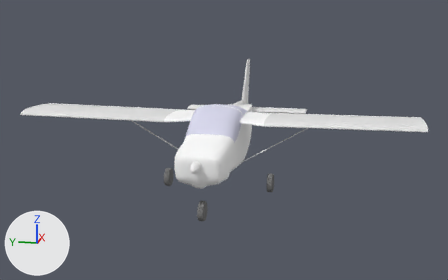
An edit to the Blender file dev/3d/MFI-9B.blend, drawn before and after from the same camera.
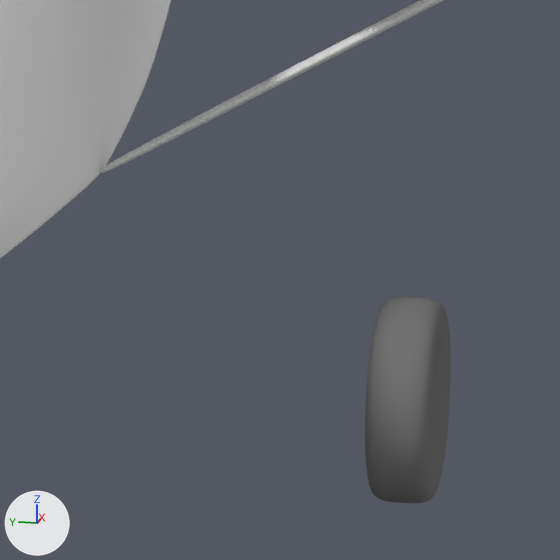
The first picture shows the older version from a camera (50 mm lens) standing at (-9.21, -2.36, 2.85) and looking at (2.79, 0.05, -0.15). The close-ups show both versions on the part from 52% to 63% of the width and 52% to 71% of the height of that picture; other places that the commit changed are outside them. Every picture has the same lights, and +X, +Y and +Z are marked at lower left. The same objects are shown in both versions, whatever each file hides.

In view in the first close-up: 'fuselage', 'tyre.L', 'wing_support.L'.
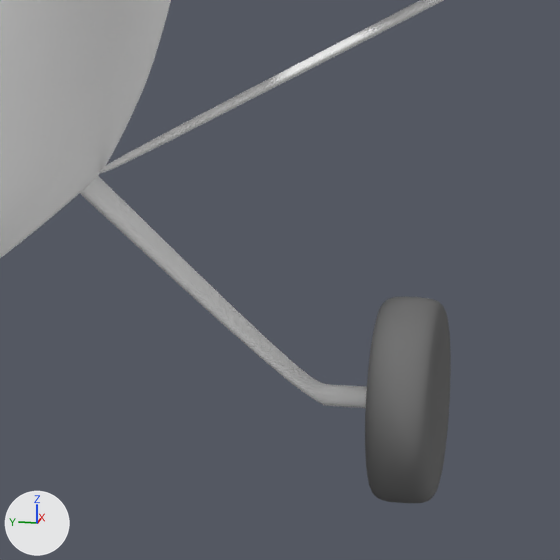
Where the change shows, as pixel boxes (x1, y1, x2, y2) in the close-ups (560 x 560 px):
```json
{"object": "landing_gear.L", "change": "added", "after": [80, 176, 367, 408]}
```

The change, as JSON lines over the scene's bpy script:
```json
{"op": "add", "block": "me_landing_gear_l", "code": ["me_landing_gear_l = bpy.data.meshes.new('landing_gear.L')", "me_landing_gear_l.from_pydata(...)  # 20 vertices, 17 faces; spans x -0.039..0.059, y -0.706..0.02, z -0.02..0.127", "me_landing_gear_l.polygons.foreach_set('use_smooth', [True] * 17)", "me_landing_gear_l.materials.append(mat_textured_metal)  # white #ffffff"]}
{"op": "add", "block": "ob_landing_gear_l", "code": ["ob_landing_gear_l = bpy.data.objects.new('landing_gear.L', me_landing_gear_l)", "ob_landing_gear_l.location = (2.05, -0.41, -0.38)", "ob_landing_gear_l.rotation_euler = (0.733, 0.0, 0.0)  # degrees (42, 0, 0)", "_m = ob_landing_gear_l.modifiers.new('Subsurf', 'SUBSURF')", "_m.levels = 2"]}
```
